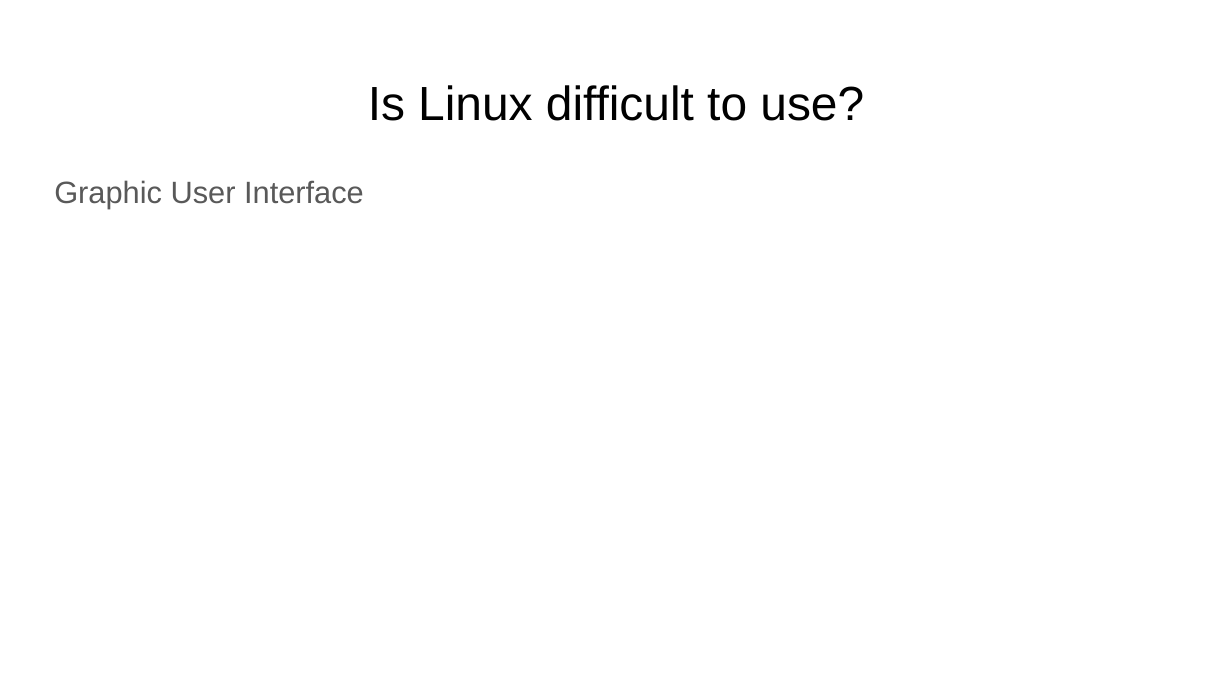
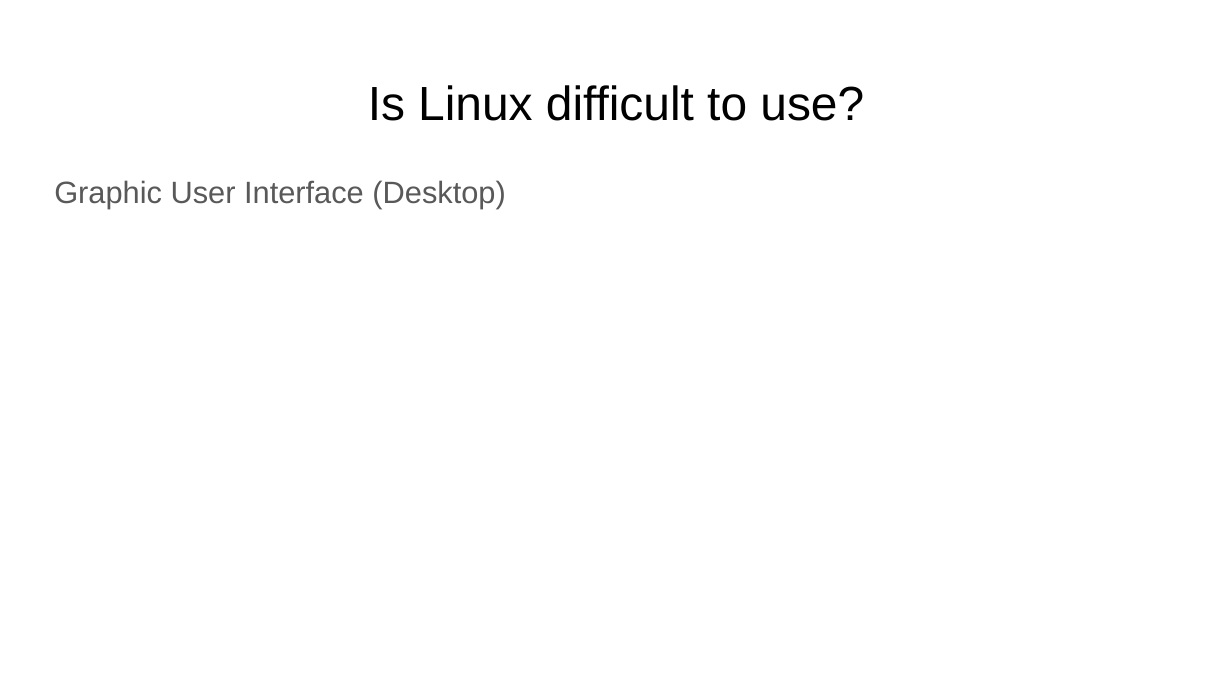
Before and after one commit to FusterTormo/BioinfoWorkshop, a slide deck: slide 4 of Introduction to Linux.pptx. Drawn at 1232x693 pixels with LibreOffice and Linux fonts; fonts in the diff are those of the drawing. Boxes give left, top, right and bottom in pixels: in the first picture for what was removed or moved away, otherwise in the second. Text is boxed around its words. In the diff, an @@ line names an element or a change of style, - is before the commit and + after.

```diff
--- a/Introduction to Linux.pptx
+++ b/Introduction to Linux.pptx
@@ text at [54,180,505,209]: text changed @@
-Graphic User Interface
+Graphic User Interface (Desktop)
```
Also in this commit, not shown: 24 other slides changed, 16 slides added, 1 other file.
